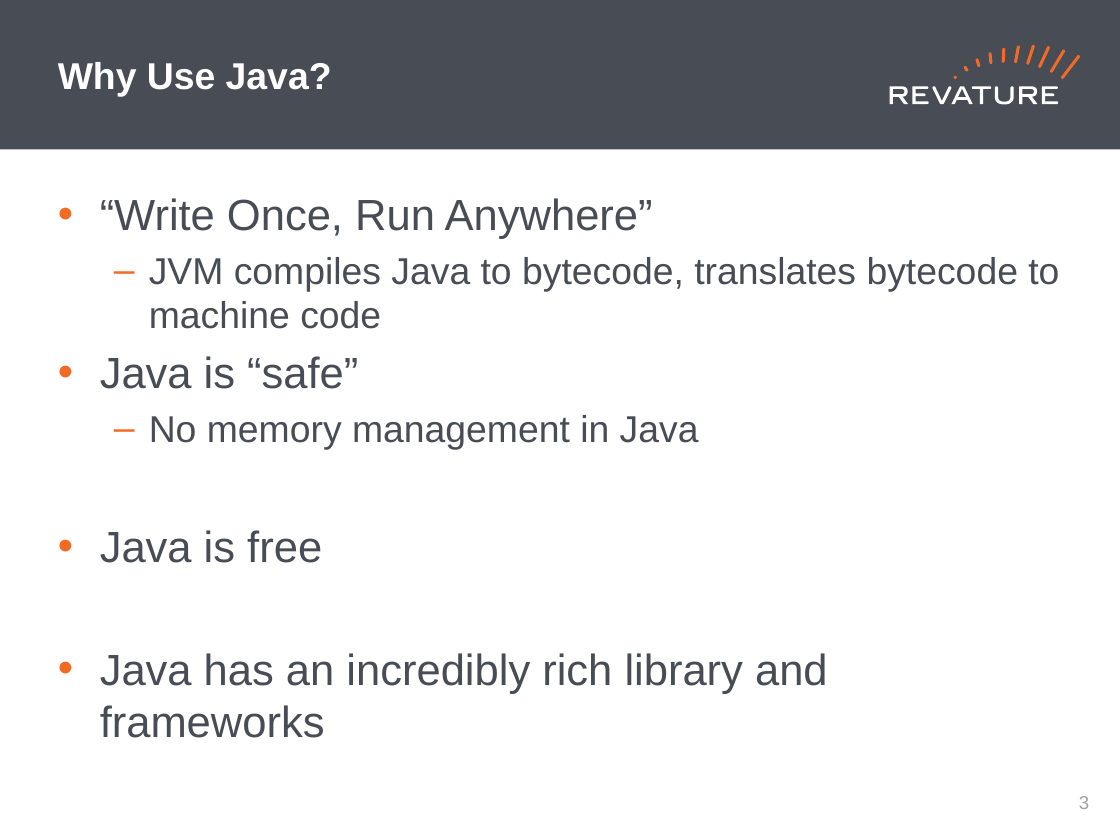
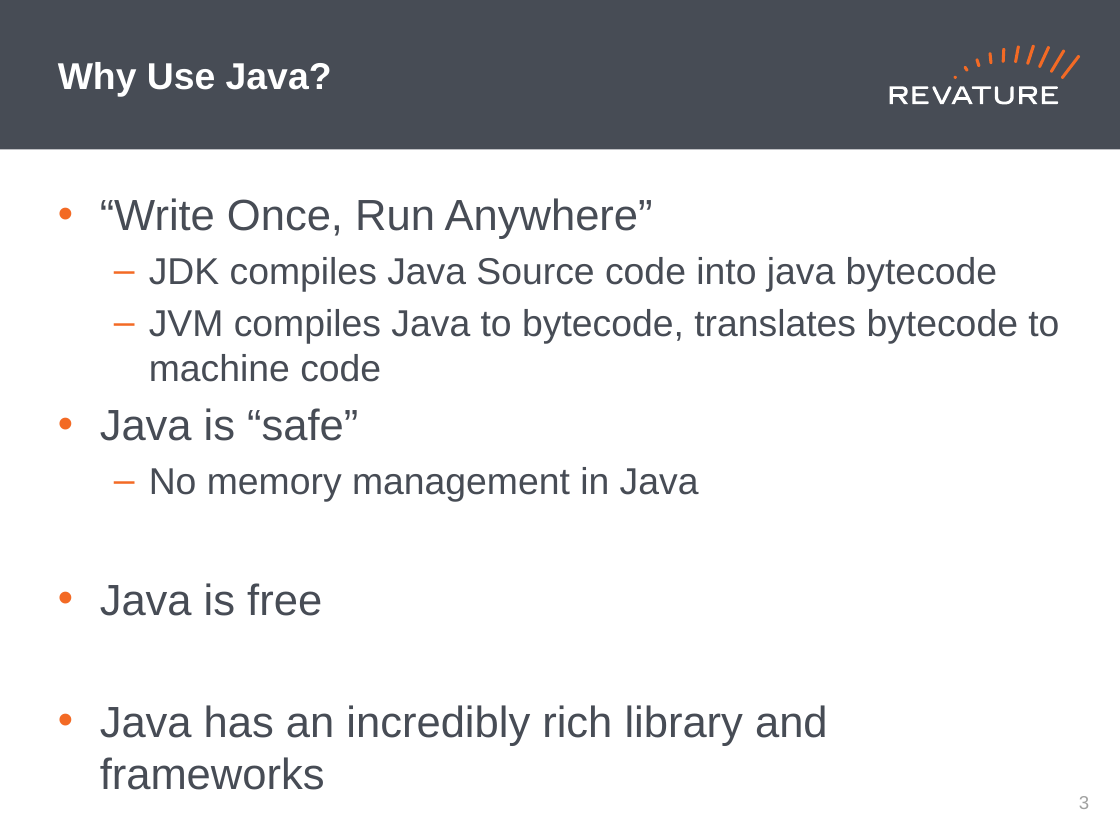
Before and after one commit to jhigherevature/8302021_RAP, a slide deck: slide 4 of powerpoints/Day_2.pptx. Drawn at 1120x840 pixels with LibreOffice and Linux fonts; fonts in the diff are those of the drawing. Boxes give left, top, right and bottom in pixels: in the first picture for what was removed or moved away, otherwise in the second. Text is boxed around its words. In the diff, an @@ line names an element or a change of style, - is before the commit and + after.

```diff
--- a/powerpoints/Day_2.pptx
+++ b/powerpoints/Day_2.pptx
@@ text at <box>149,257,998,291</box>: paragraph added @@
+  – JDK compiles Java Source code into java bytecode
```
Also in this commit, not shown: 1 other slide changed, 8 other files.
